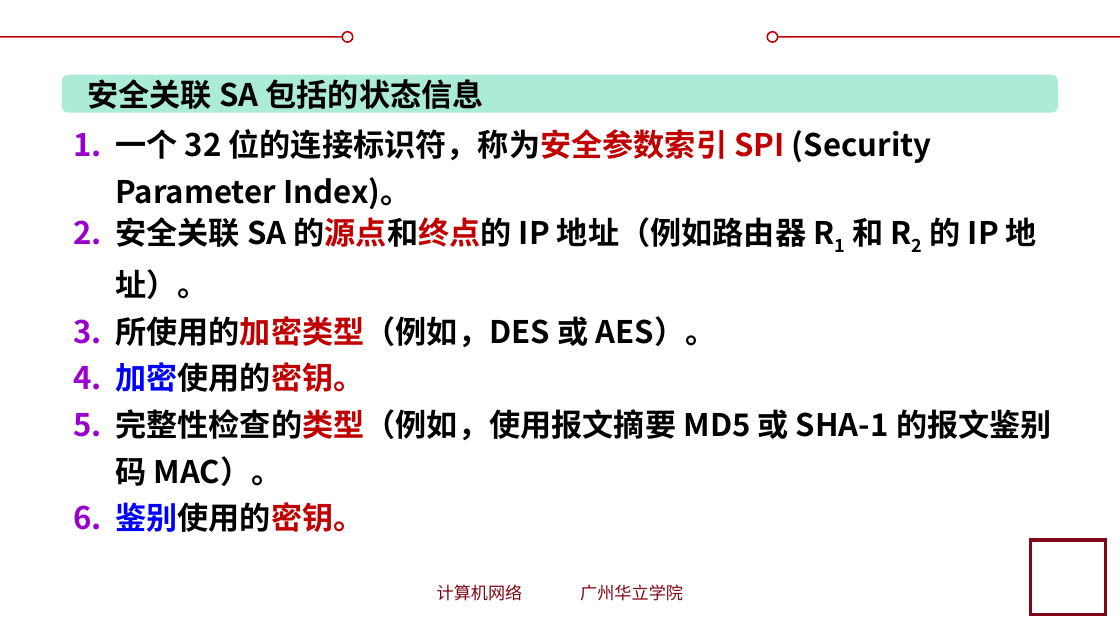
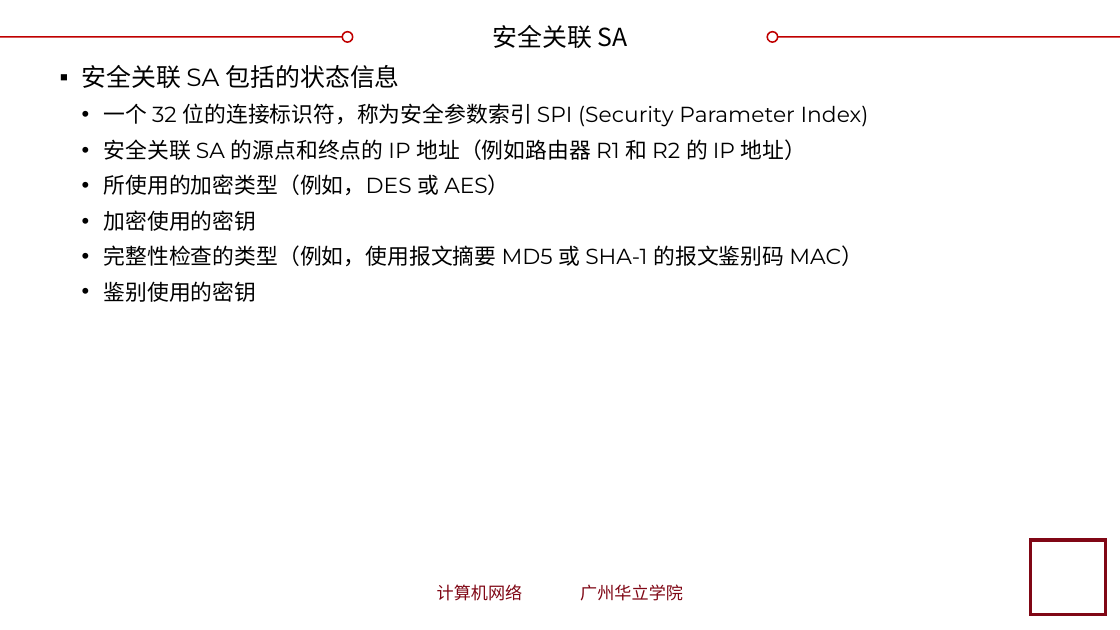
Before and after one commit to glplaman/glplaman.github.io, a slide deck: slide 79 of network/ppt/chap7.pptx (slide 81 before the commit). Drawn at 1120x630 pixels with LibreOffice and Linux fonts; fonts in the diff are those of the drawing; background and template pictures are left out. Boxes give left, top, right and bottom in pixels: in the first picture for what was removed or moved away, otherwise in the second. Text is boxed around its words. In the diff, an @@ line names an element or a change of style, - is before the commit and + after.

```diff
--- a/network/ppt/chap7.pptx
+++ b/network/ppt/chap7.pptx
@@ title added at box(493, 25, 627, 48), 16 pt, text #000000 @@
+安全关联 SA
@@ rounded rectangle removed at box(62, 75, 1058, 113) @@
@@ text at box(82, 65, 869, 302): text changed; size 20 to 14 pt; font Noto Sans CJK SC to Montserrat; bold off @@
-1. 一个 32 位的连接标识符，称为安全参数索引 SPI (Security Parameter Index)。
-2. 安全关联 SA 的源点和终点的 IP 地址（例如路由器 R1 和 R2 的 IP 地址）。
-3. 所使用的加密类型（例如，DES 或 AES）。
-4. 加密使用的密钥。
-5. 完整性检查的类型（例如，使用报文摘要 MD5 或 SHA-1 的报文鉴别码 MAC）。
-6. 鉴别使用的密钥。
+▪ 安全关联 SA 包括的状态信息
+  • 一个 32 位的连接标识符，称为安全参数索引 SPI (Security Parameter Index)
+  • 安全关联 SA 的源点和终点的 IP 地址（例如路由器 R1 和 R2 的 IP 地址）
+  • 所使用的加密类型（例如，DES 或 AES）
+  • 加密使用的密钥
+  • 完整性检查的类型（例如，使用报文摘要 MD5 或 SHA-1 的报文鉴别码 MAC）
+  • 鉴别使用的密钥
@@ text removed at box(87, 79, 484, 115) @@
-安全关联 SA 包括的状态信息
```
Also in this commit, not shown: 49 other slides changed, 2 slides removed, 5 other files.
